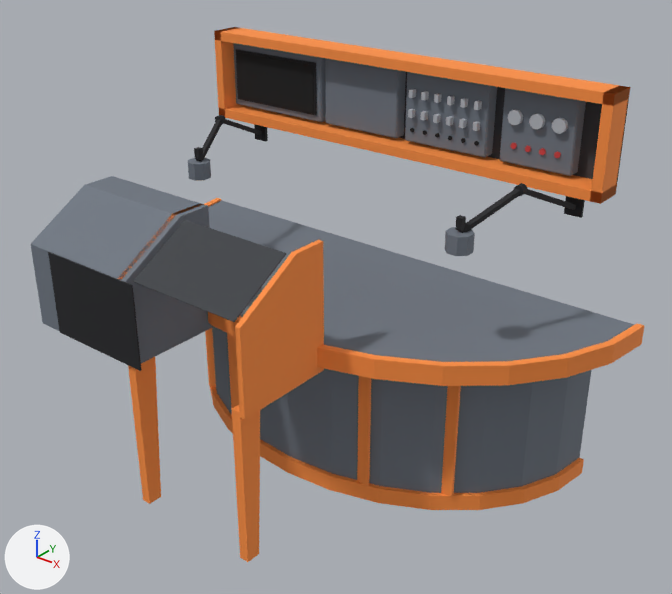
One commit to the glTF model assets/models/stations/map_table/map_table_body.glb: the scene before it, then after it.
Before and after are seen from a camera (50 mm lens) standing at (2.17, -3.15, 2.37) and looking at (0.11, -0.58, 0.78). Lighting does not change. The marker at lower left points along +X, +Y and +Z. The picture after the commit comes second. Vertices at exactly the same position are counted once.

Names of what the first picture shows: 'MapTableBody'.
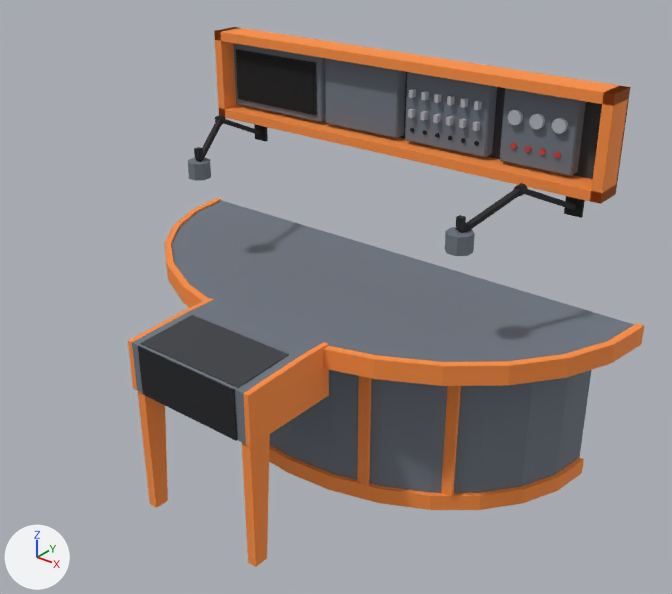
Location of each change, [x1, y1, x2, y2] in pixels of the pictures (672 x 594 px):
'MapTableBody', reshaped (16% narrower): before [31, 27, 644, 562]; after [128, 27, 644, 567]
part 1 of me_maptablebody, added (black): after [138, 346, 237, 441]
part 2 of me_maptablebody, added: after [128, 298, 329, 447]
part 3 of me_maptablebody, deleted: before [133, 220, 286, 322]
part 4 of me_maptablebody, cut back: before [31, 176, 324, 562]; after [138, 315, 289, 567]

The edits, one by one:
me_maptablebody is used by ob_maptablebody; location (0.0, 0.0, 0.0).
me_maptablebody had 907 vertices, 1632 faces and spanned x -1.13..1.13, y -1.29..0.0, z 0.0..1.62.
me_maptablebody now has 897 vertices, 1626 faces and spans x -1.13..1.13, y -1.29..0.0, z 0.0..1.62.
me_maptablebody part 1: a new loose piece, a box spanning x -0.24..0.24, y -1.286..-1.28, z 0.54..0.7427, in mat_trim_black (black #1b1c20).
me_maptablebody part 2: a new loose piece of 20 vertices spanning x -0.3..0.3, y -1.28..-0.86, z 0.54..0.76.
me_maptablebody part 3: the loose piece of 8 vertices spanning x -0.25..0.25, y -1.27..-1.01, z 0.99..1.15 is deleted.
Part 4, on me_maptablebody:
48 vertices are removed from x -0.84..0.28, y -1.29..-0.86, z 0.0..1.15.
84 faces are deleted.
2 vertices move from x -0.29..0.25, y -1.27, z 0.65 to x -0.29..0.25, y -1.27, z 0.55.
12 vertices are added at x -0.29..0.29, y -1.27..-1.01, z 0.55..0.76.
6 new vertices lie (0.04, 0.0, 0.0) away from vertices in x -0.29..0.25, y -1.27..-1.21, z 0.0..0.65.
24 new faces join them, mat_control_interface (orange #ff9040).
12 new faces join them, mat_interior_dark (dark grey #3b3e43).
